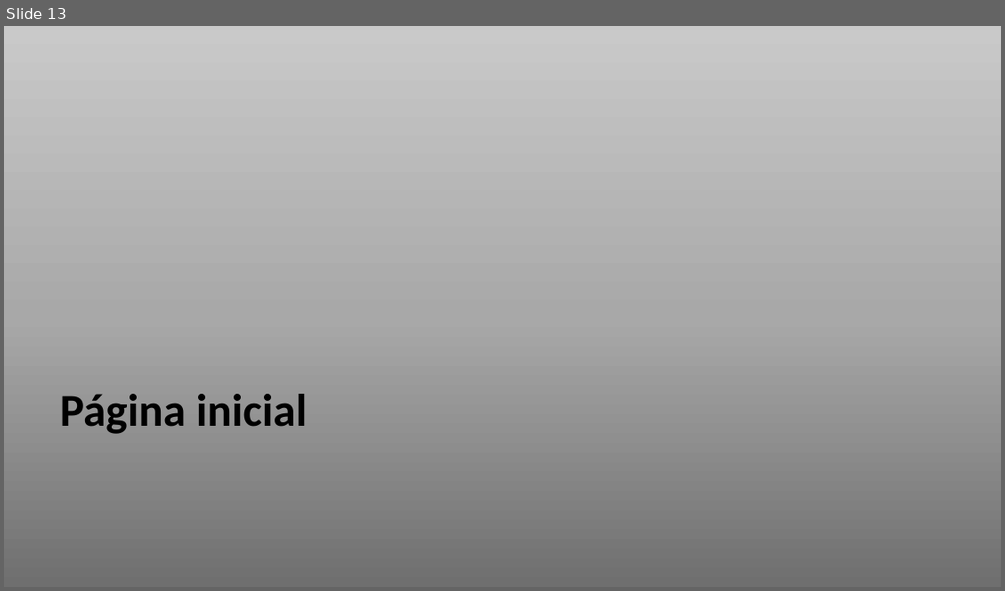
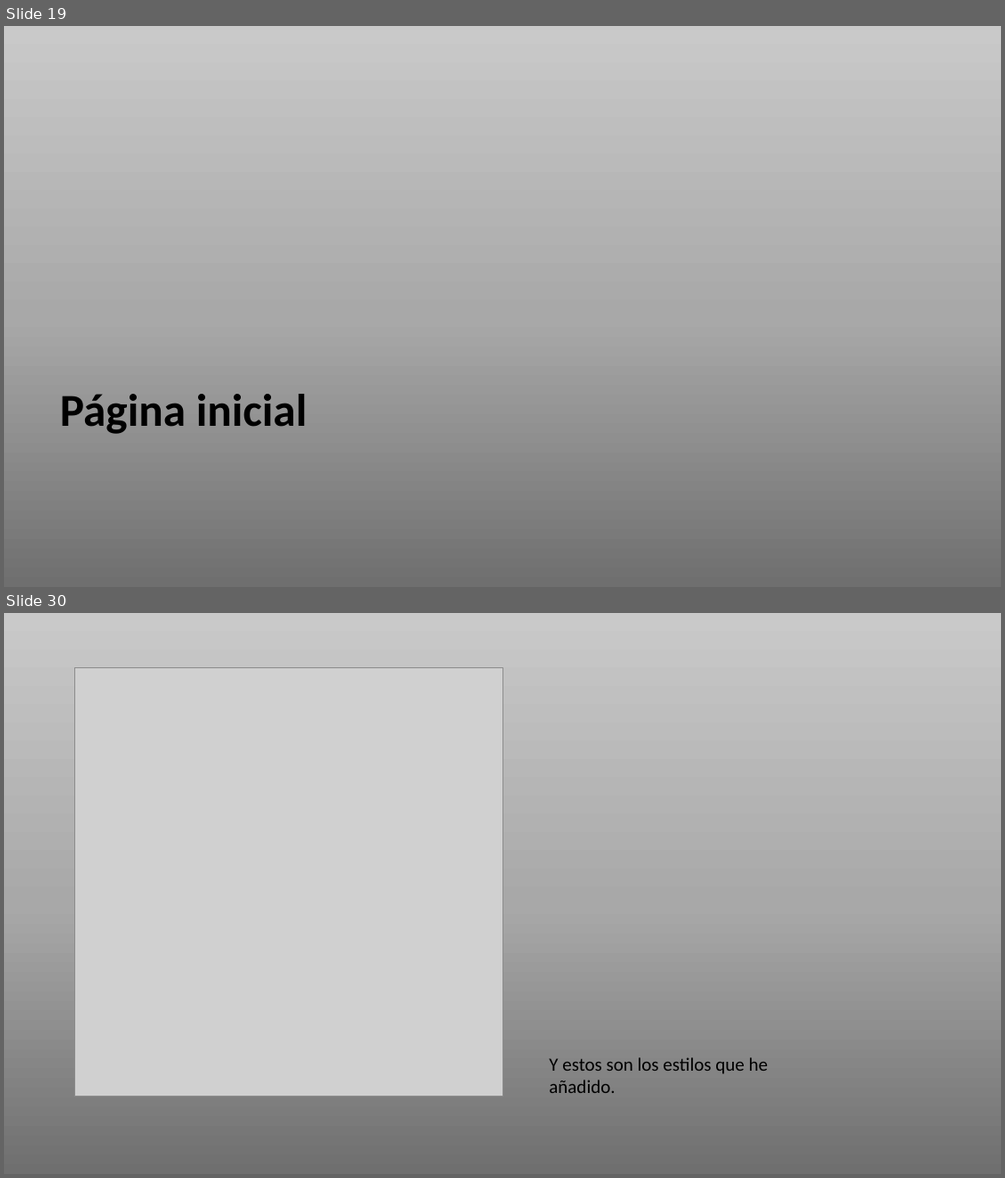
Before and after one commit to azaharafernandezguizan/AfayaBio, a slide deck: Documents/AfayaBioDocumentation.pptx. Shown one above the other, each under a label of ours: slide 13 before the commit, slides 19 and 30 after it; the slides between them are not shown. The pictures are 1005x591 and 1005x1178 pixels, drawn with LibreOffice and Linux fonts; fonts in the diff are those of the drawing; grey boxes stand for pictures. Boxes give left, top, right and bottom in pixels: in the first picture for what was removed or moved away, otherwise in the second. Text is boxed around its words. In the diff, an @@ line names an element or a change of style, - is before the commit and + after.

```diff
--- a/Documents/AfayaBioDocumentation.pptx
+++ b/Documents/AfayaBioDocumentation.pptx
@@ slide 30 added at [4,613,1001,1174], background gradient #6F6F6F to #A8A8A8 to #C9C9C9 @@
@@ picture added at [75,667,502,1096] @@
@@ text added at [549,1057,768,1093], 18 pt, text #000000 @@
+Y estos son los estilos que he añadido.
@@ what was slide 13 is now slide 19 @@
```
Also in this commit, not shown: 12 other slides added, 18 other files.
